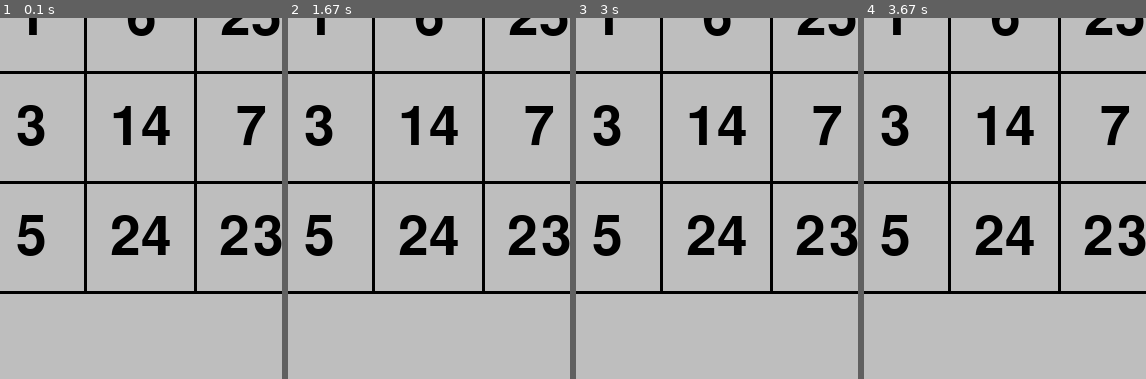
Above: before the commit, frames 1-4 (left to right).
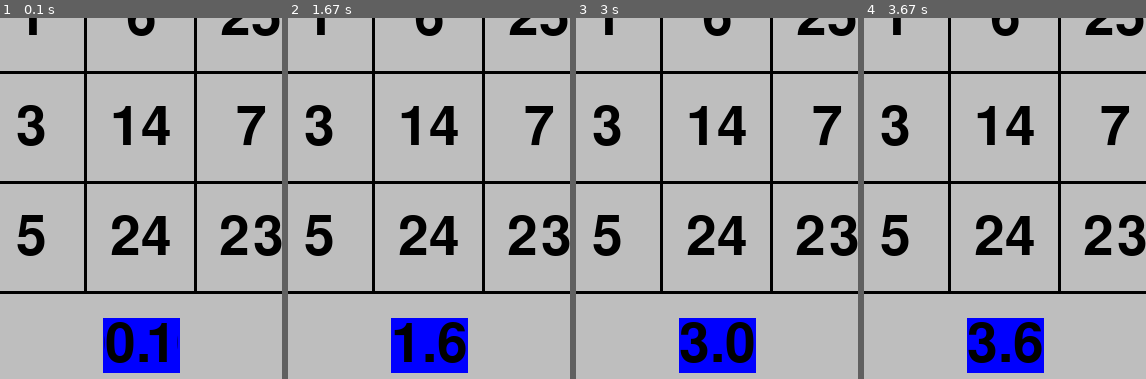
Above: after the commit, the same moments.

Repository: ytqlq/study_pygame
Game: pygame game, started from schulte_square.py
The game is run twice, just before and just after one commit, with the same random seed, the same clock (stepped at 60 frames per second) and the same inputs.
Inputs (mouse positions are % of the whole screen's width and height, from its top left):
- Up to frame 1 (0.1 s): no input
- Up to frame 2 (1.67 s): click (50, 50) at 0.38 s
- Up to frame 3 (3 s): no input
- Up to frame 4 (3.67 s): no input
The pictures show only the part of the screen within x 25-75%, y 50-100%; the shares and areas given below are measured in that part.

The runs differ from the first frame. In frame 1, 4.2% of the frame differs, in the area x 36-64%, y 83-99%; in frame 2, 4.2%; in frame 3, 4.2%; in frame 4, 4.2%.

Commit message:
将计时放到主界面，去年原结束界面。效果为在结束后，计时停止

Diff:
--- a/schulte_square.py
+++ b/schulte_square.py
@@ -23,9 +23,9 @@
         l_table.append(l[i : i + 5])
     return l_table
 
-def blitfont(text, font = None,ftsize = 50,color = 'black'):
+def blitfont(text, font = None,ftsize = 50,color = 'black',bgcolor = None):
     ft = pygame.font.Font(font,ftsize)
-    return ft.render(text,1,color)
+    return ft.render(text,1,color,bgcolor)
 
 class BlockNum(pygame.sprite.Sprite):
     def __init__(self, num, numpos: tuple, font=font, *groups) -> None:
@@ -66,13 +66,14 @@
 
 
 
-def show_res(dessurface: pygame.Surface, res_time):
-    dessurface.fill("blue")
-    res_time /= 1000
-    ft = pygame.font.Font(font, 60)
+# def show_res(dessurface: pygame.Surface, res_time,bgcolor=None):
+#     # dessurface.fill("blue")
+#     res_time /= 1000
+#     ft_surf = blitfont("%0.1f" % res_time,font,ftsize=60,bgcolor=bgcolor)
+#     # ft = pygame.font.Font(font, 60)
 
-    ft_surf = ft.render("%0.1f" % res_time, 1, "black", "grey")
-    dessurface.blit(ft_surf, ft_surf.get_rect(center=dessurface.get_rect().center))
+#     # ft_surf = ft.render("%0.1f" % res_time, 1, "black", "grey")
+#     dessurface.blit(ft_surf, ft_surf.get_rect(center=dessurface.get_rect().center))
 
 
 
@@ -133,15 +134,24 @@
 
     pygame.display.flip()
 
+
+
     running = True
     cur_num = 1
     while running:
+        if cur_num >= 1:
+            cur_time = pygame.time.get_ticks()
+            timesurf = blitfont("%.1f"%(cur_time/1000),ftsize=80,bgcolor='blue')
+            time_rect = timesurf.get_rect(centerx = screen.get_width()//2, y = screen.get_height()-100)
+
+            screen.blit(timesurf,time_rect)
+
         if cur_num > 25:
-            couttime = pygame.time.get_ticks()
-            show_res(res_surf, couttime)
-            screen.blit(res_surf, (0, 0))
-            pygame.display.flip()
-
+            # couttime = pygame.time.get_ticks()
+            # res_surf.fill('blue')
+            # show_res(res_surf, couttime,'grey')
+            # screen.blit(res_surf, (0, 0))
+            # pygame.display.flip()
             cur_num = 0
 
         for e in pygame.event.get():
